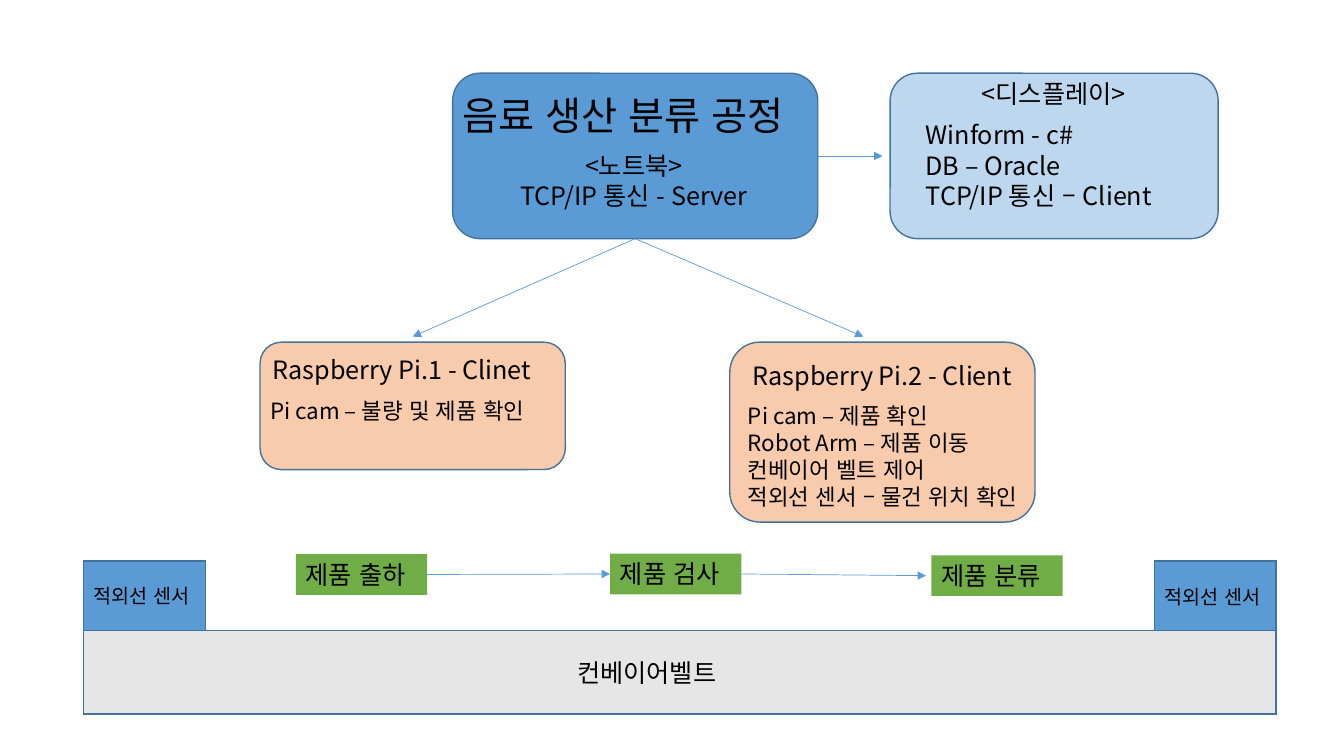
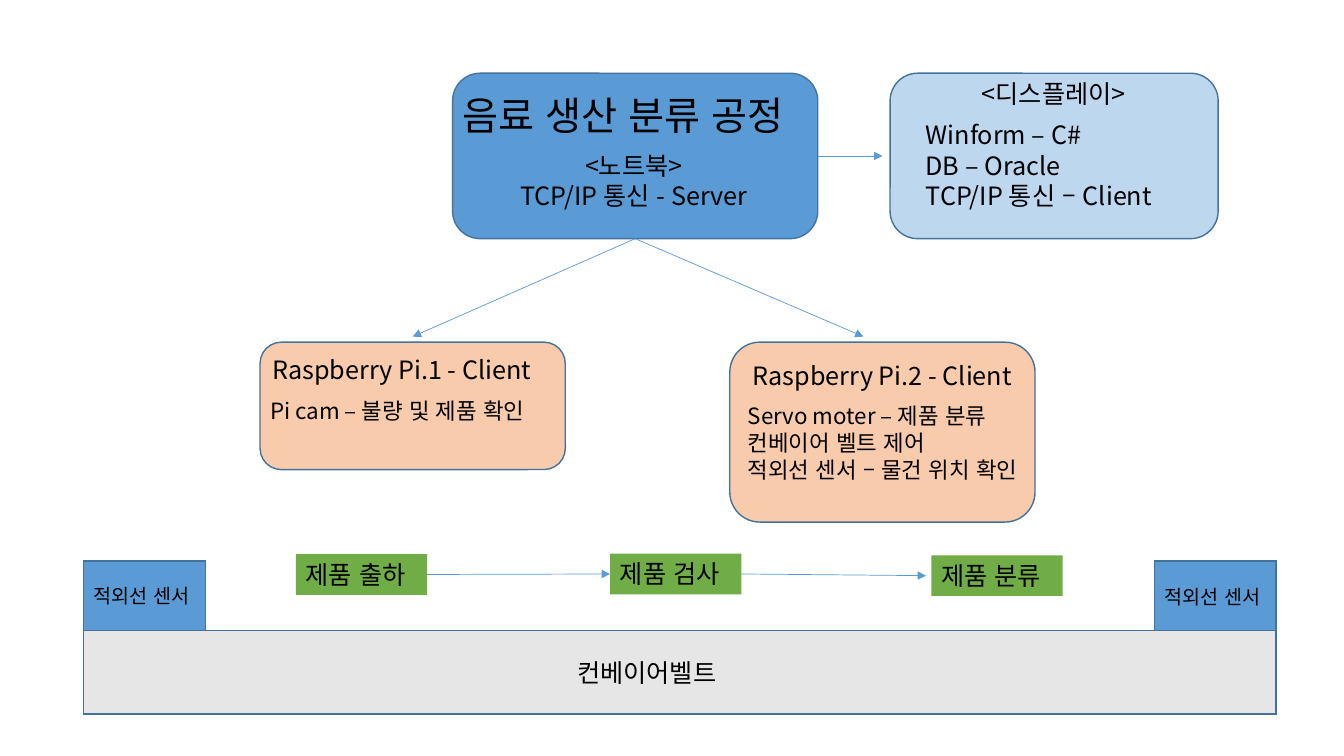
Before and after one commit to ANU-SmartFactory2021/ANU-SmartFactory2021, a slide deck: slide 2 of doc/01. 프로젝트 설계/01. 소프트웨어 요구사항 명세서/2조 구조.pptx. Drawn at 1344x756 pixels with LibreOffice and Linux fonts; fonts in the diff are those of the drawing. Boxes give left, top, right and bottom in pixels: in the first picture for what was removed or moved away, otherwise in the second. Text is boxed around its words. In the diff, an @@ line names an element or a change of style, - is before the commit and + after.

```diff
--- a/doc/01. 프로젝트 설계/01. 소프트웨어 요구사항 명세서/2조 구조.pptx
+++ b/doc/01. 프로젝트 설계/01. 소프트웨어 요구사항 명세서/2조 구조.pptx
@@ text at bbox=[926, 123, 1081, 145]: text changed @@
-Winform - c#
+Winform – C#
@@ text at bbox=[272, 359, 531, 385]: text changed @@
-Raspberry Pi.1 - Clinet
+Raspberry Pi.1 - Client
@@ text at bbox=[748, 405, 986, 426]: text changed @@
-Pi cam – 제품 확인
-Robot Arm – 제품 이동
+Servo moter – 제품 분류
```
Also in this commit, not shown: 1 other slide changed, 1 other file.
